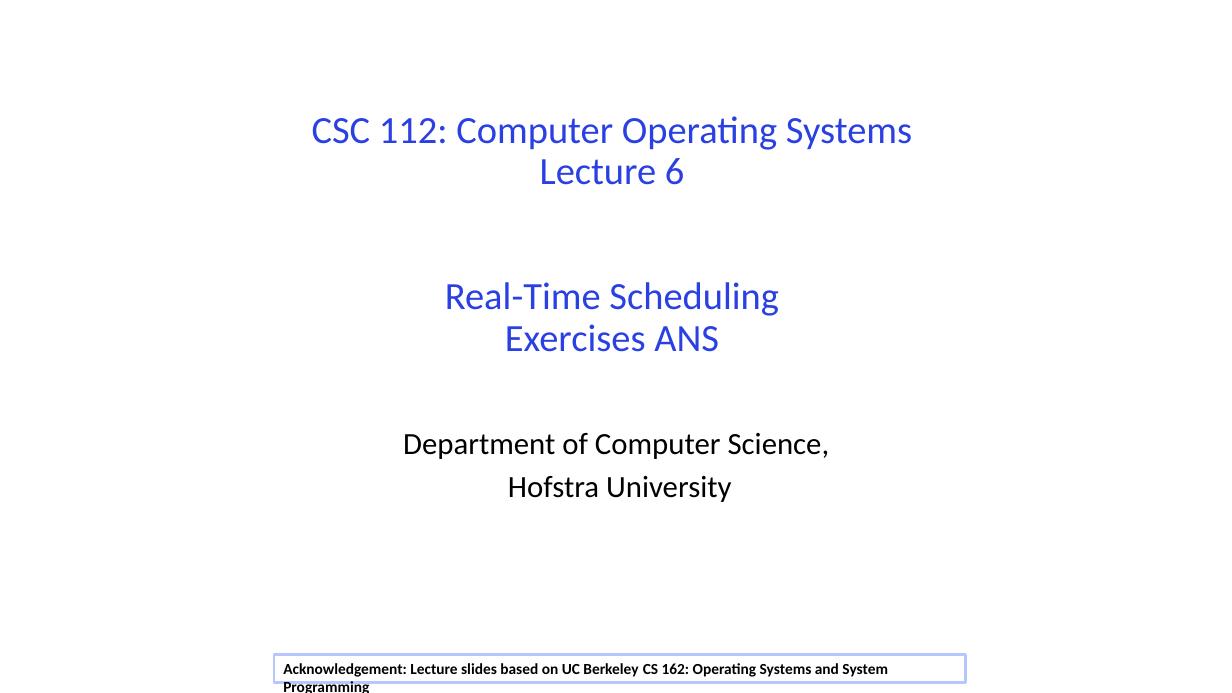
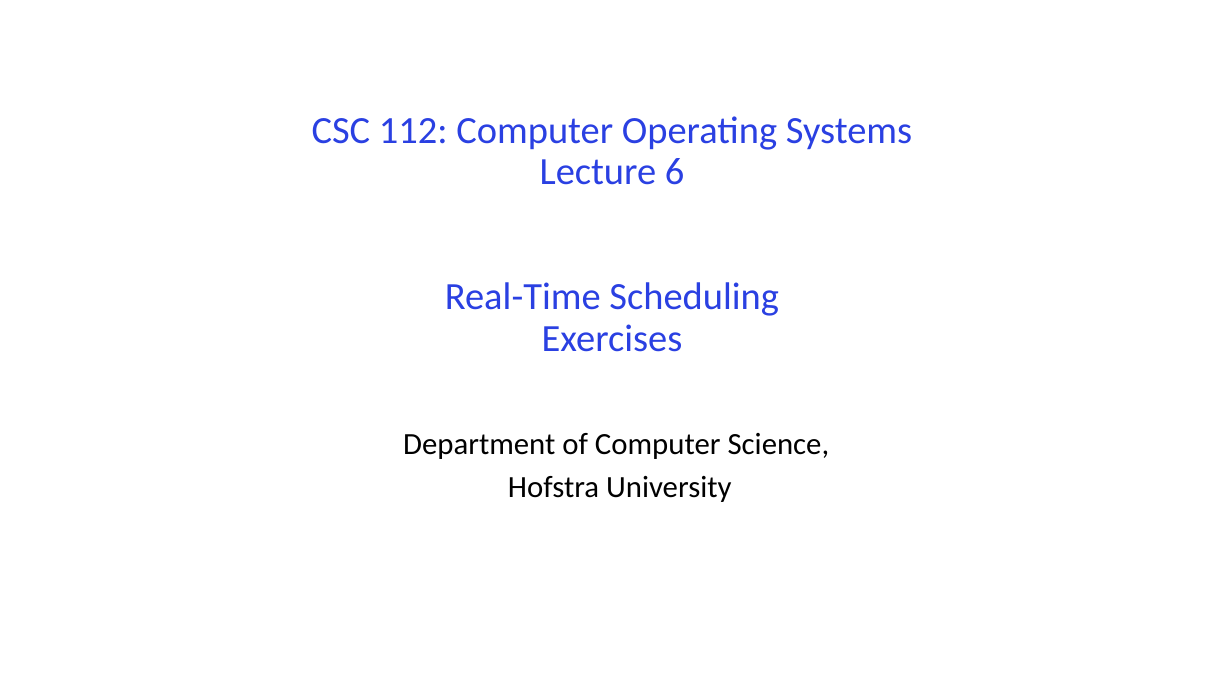
Before and after one commit to guhofstra/CSC256Fa25, a slide deck: slide 1 of PPTs/L6-Exercises.pptx. Drawn at 1232x693 pixels with LibreOffice and Linux fonts; fonts in the diff are those of the drawing. Boxes give left, top, right and bottom in pixels: in the first picture for what was removed or moved away, otherwise in the second. Text is boxed around its words. In the diff, an @@ line names an element or a change of style, - is before the commit and + after.

```diff
--- a/PPTs/L6-Exercises.pptx
+++ b/PPTs/L6-Exercises.pptx
@@ title at [312, 116, 912, 352]: text changed @@
-CSC 112: Computer Operating Systems
-Lecture 6
-Real-Time Scheduling
-Exercises ANS
+CSC 112: Computer Operating Systems
+Lecture 6
+Real-Time Scheduling
+Exercises
@@ rectangle removed at [274, 654, 966, 682] @@
-Acknowledgement: Lecture slides based on UC Berkeley CS 162: Operating Systems and System Programming
```
Also in this commit, not shown: 1 other slide changed, 2 slides added, 2 other files.
